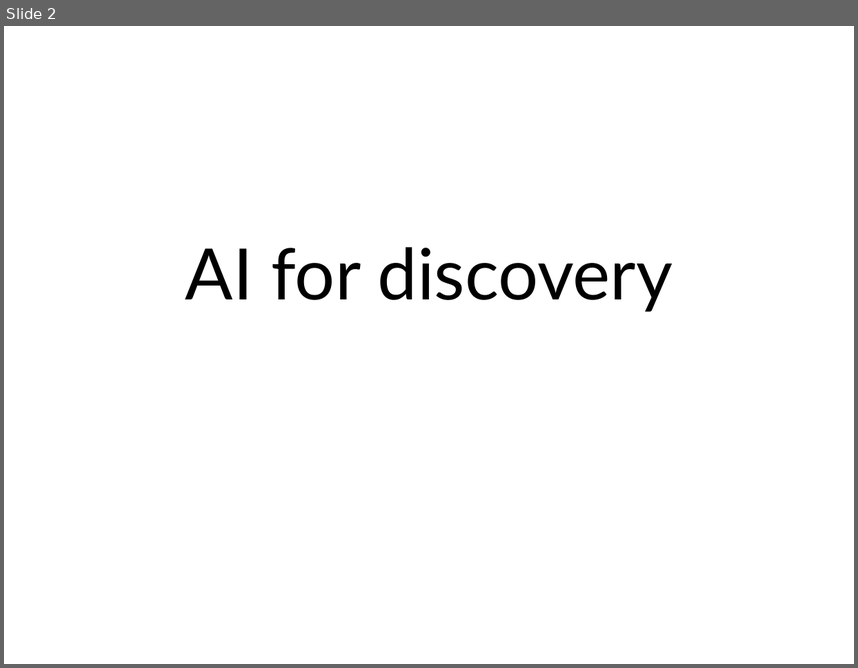
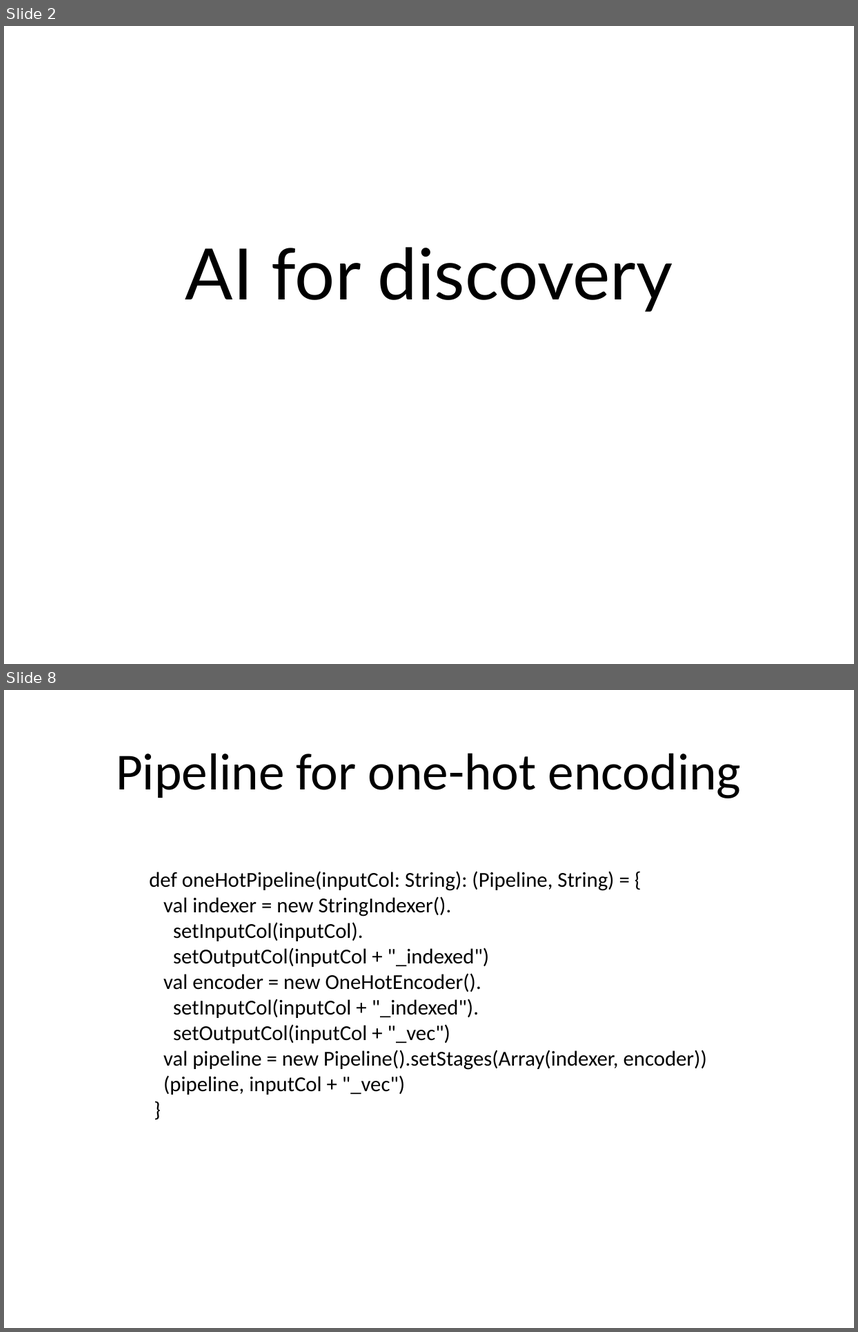
Before and after one commit to kic-markon/ITU_MSc_AM4, a slide deck: powerpoints/ITU Academy Slides AM4-12.pptx. Shown one above the other, each under a label of ours: slide 2 before the commit, slides 2 and 8 after it; the slides between them are not shown. The pictures are 858x668 and 858x1332 pixels, drawn with LibreOffice and Linux fonts; fonts in the diff are those of the drawing; background and template pictures are left out. Boxes give left, top, right and bottom in pixels: in the first picture for what was removed or moved away, otherwise in the second. Text is boxed around its words. In the diff, an @@ line names an element or a change of style, - is before the commit and + after.

```diff
--- a/powerpoints/ITU Academy Slides AM4-12.pptx
+++ b/powerpoints/ITU Academy Slides AM4-12.pptx
@@ slide 8 added at (4, 690, 854, 1328), background picture (left out) @@
@@ title added at (116, 753, 742, 798), 44 pt, text #000000 @@
+Pipeline for one-hot encoding
@@ text added at (149, 871, 707, 1094), 18 pt, text #000000 @@
+def oneHotPipeline(inputCol: String): (Pipeline, String) = {
+val indexer = new StringIndexer().
+setInputCol(inputCol).
+setOutputCol(inputCol + "_indexed")
+val encoder = new OneHotEncoder().
+setInputCol(inputCol + "_indexed").
+setOutputCol(inputCol + "_vec")
+val pipeline = new Pipeline().setStages(Array(indexer, encoder))
+(pipeline, inputCol + "_vec")
+}
```
Also in this commit, not shown: 13 other slides added, 1 slide removed, 50 other files.
